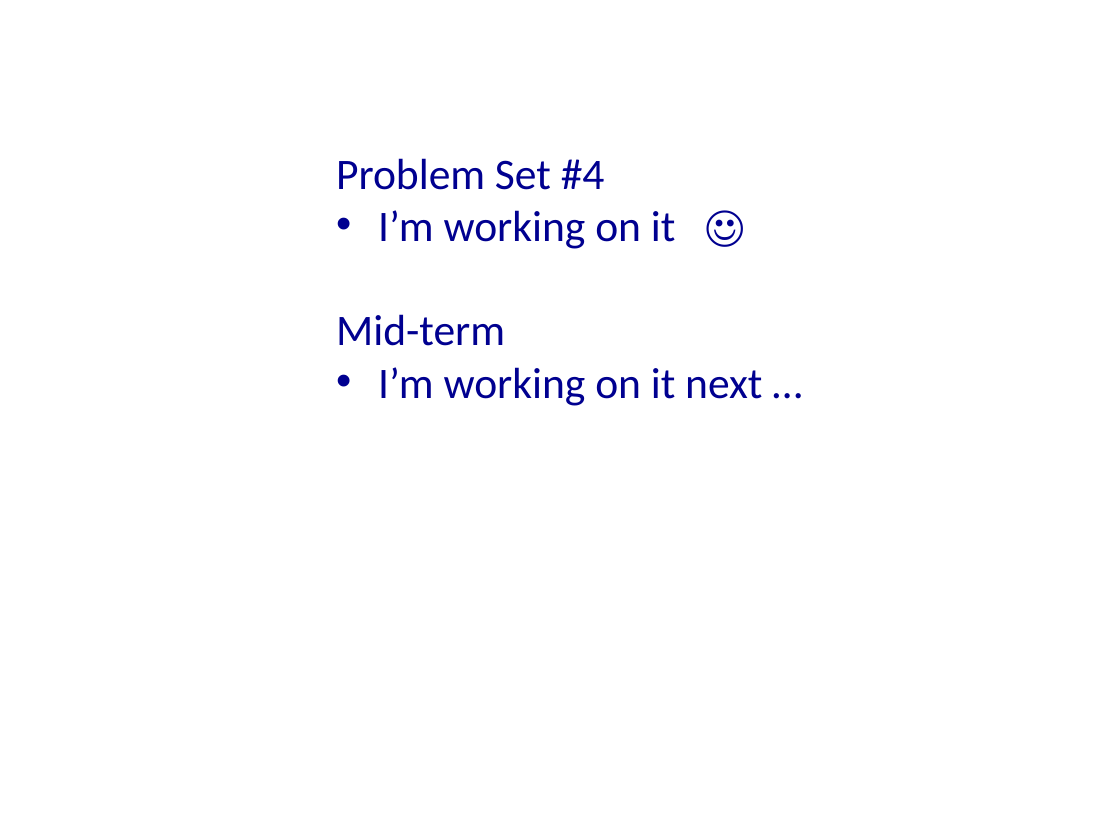
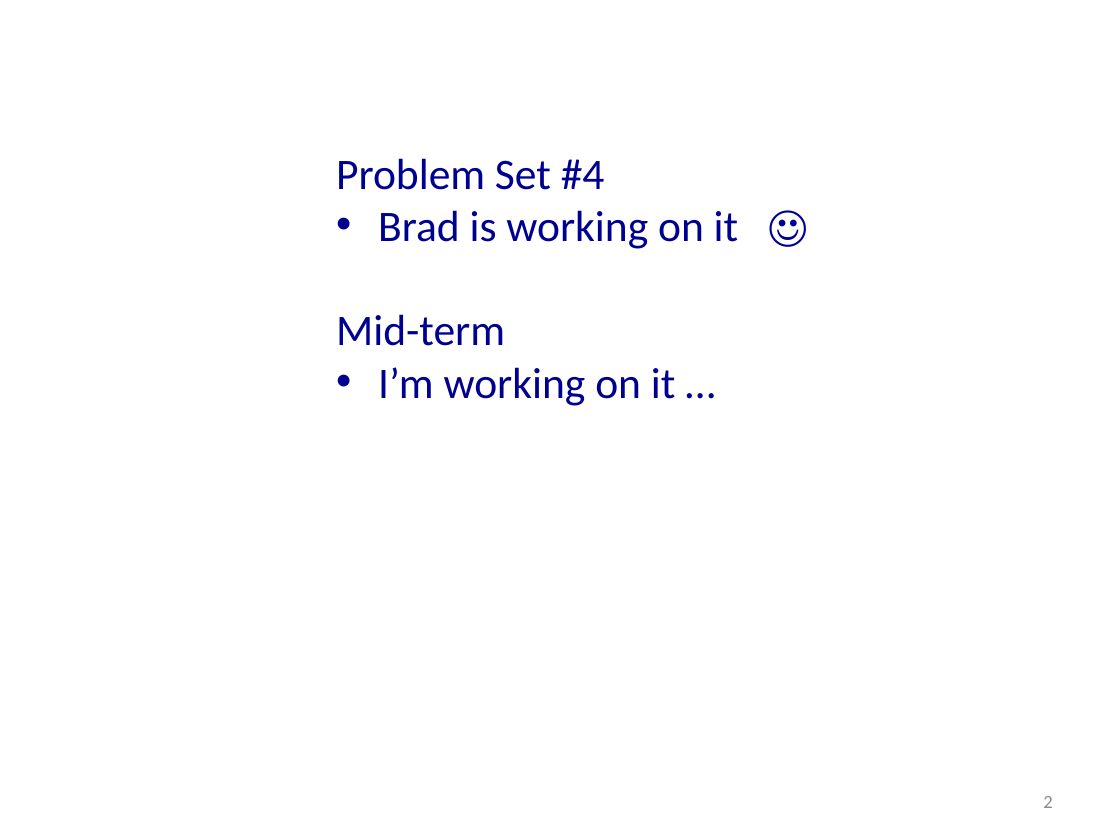
Before and after one commit to UW-geophysics-edu/ess-411-511, a slide deck: slide 2 of lectures/pptx/ESS411_511_Class_21.pptx (slide 3 before the commit). Drawn at 1120x840 pixels with LibreOffice and Linux fonts; fonts in the diff are those of the drawing. Boxes give left, top, right and bottom in pixels: in the first picture for what was removed or moved away, otherwise in the second. Text is boxed around its words. In the diff, an @@ line names an element or a change of style, - is before the commit and + after.

```diff
--- a/lectures/pptx/ESS411_511_Class_21.pptx
+++ b/lectures/pptx/ESS411_511_Class_21.pptx
@@ text at [378,210,739,249]: text changed @@
-• I’m working on it ☺
+• Brad is working on it ☺
@@ text at [378,367,676,406]: text changed @@
-• I’m working on it next …
+• I’m working on it …
@@ page number added at [1043,796,1052,808], 12 pt, text #8C8C8C @@
+2
```
Also in this commit, not shown: 3 other slides changed, 14 slides added, 29 slides removed, 2 other files.
